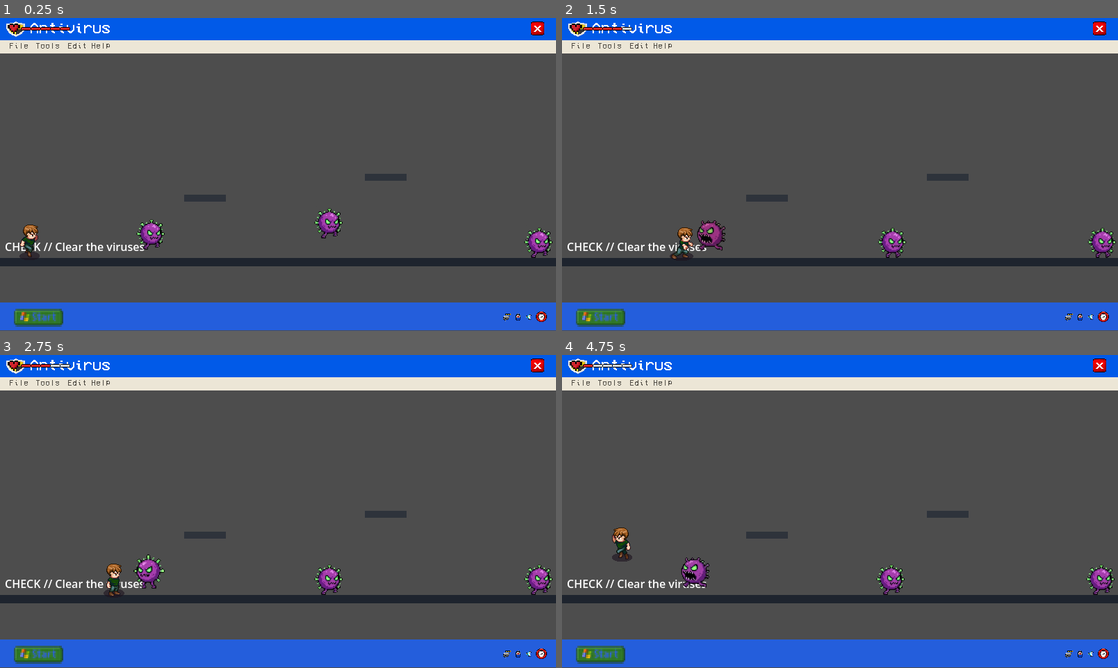
Above: before the commit, frames 1-4 (two rows, left to right).
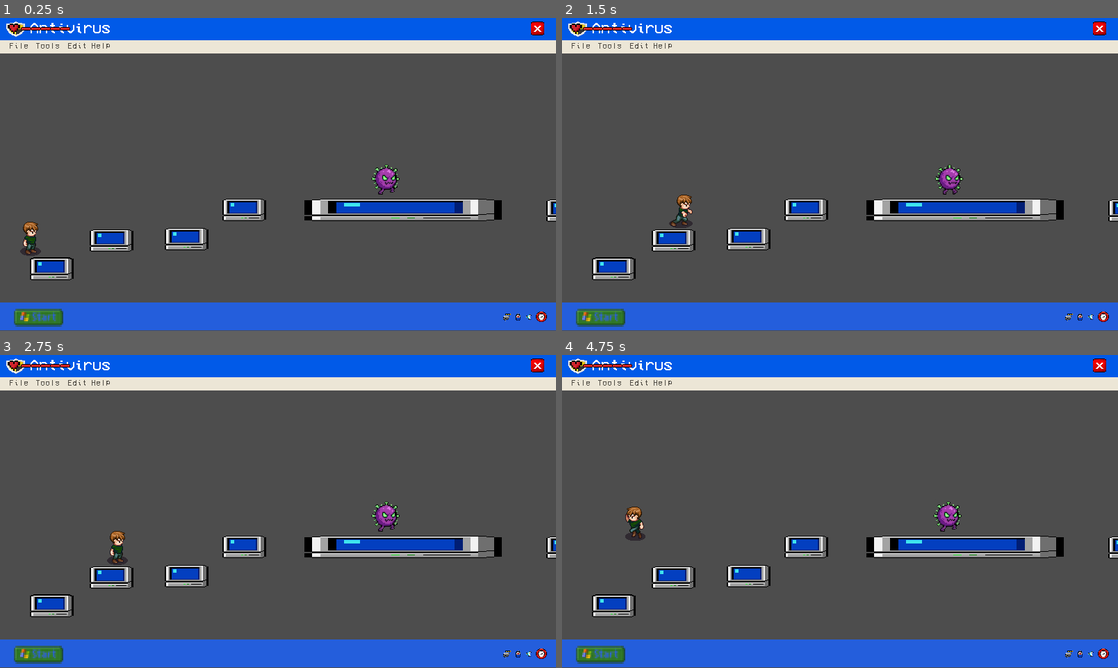
Above: after the commit, the same moments.

Repository: Amrr233/WhileTrue
Game: Godot game, scene res://scenes/levels/antivirus_check.tscn
Same seed, same stepped clock (60 frames per second), same inputs: the game is played once before the commit and once after it. This scene is started directly instead of the project's main scene. Sound files missing from this copy of the repository are replaced by a short silence.
Inputs (mouse positions are in pixels of both pictures, inside the frame that each line leads up to):
- Up to frame 1 (0.25 s): no input
- Up to frame 2 (1.5 s): tap Enter (ui_accept) at 0.5 s; move the mouse to (962, 158) at 0.52 s; hold D (right) 0.53-1.25 s; hold Space (jump) 0.53-1.25 s; tap Shift (dash) at 0.6 s; click (962, 158) at 0.67 s; drag from (728, 190) to (812, 237) at 1.27 s
- Up to frame 3 (2.75 s): click (528, 655) at 2 s
- Up to frame 4 (4.75 s): click (1106, 655) at 2.75 s; click (600, 655) at 3.5 s; move the mouse to (895, 442) at 4.27 s; hold A (left) from 4.28 s (still down); hold J (attack) from 4.28 s (still down); click (895, 442) at 4.42 s; tap Space (jump) at 4.55 s

The runs differ from the first frame. In frame 1, 9.0% of the frame differs, in the area x 0-100%, y 46-84%; in frame 2, 9.3%; in frame 3, 9.3%; in frame 4, 9.4%, in the area x 0-100%, y 3-84%.

Commit message:
started level checkl

Diff:
--- a/autoload/game_state.gd
+++ b/autoload/game_state.gd
@@ -7,7 +7,7 @@
 var recycle_bin_completed: bool = false
 
 # --- Antivirus level progression ---
-var has_dash: bool = true
+var has_dash: bool = false
 var has_double_jump: bool = false
 var has_key: bool = false
 var has_cure: bool = false
--- a/scenes/levels/antivirus_check.tscn
+++ b/scenes/levels/antivirus_check.tscn
@@ -15,12 +15,13 @@
 [ext_resource type="Script" uid="uid://bualmmeg2t8ht" path="res://scripts/ui/system_clock.gd" id="13_wb1u8"]
 [ext_resource type="Texture2D" uid="uid://ccv0j3k4ujdlm" path="res://assets/art/ui/start menu.png" id="14_cdjtt"]
 [ext_resource type="Script" uid="uid://b1rulqrm2q4sd" path="res://scripts/ui/start_button.gd" id="15_gw4w0"]
-
-[sub_resource type="RectangleShape2D" id="GroundShapeWide"]
-size = Vector2(960, 12)
-
-[sub_resource type="RectangleShape2D" id="PlatformShapeSmall"]
-size = Vector2(60, 10)
+[ext_resource type="Texture2D" uid="uid://besv87ghvnygj" path="res://assets/art/ui/itchio-pxl-retro-computer-icons-set-110/itchio-pxl-retro-computer-icons-set-110/separated-items/itchio-pxl-retro-computer-icons-set-110-item1.png" id="16_cbpmr"]
+
+[sub_resource type="RectangleShape2D" id="RectangleShape2D_540j4"]
+size = Vector2(56.5, 35)
+
+[sub_resource type="RectangleShape2D" id="RectangleShape2D_cbpmr"]
+size = Vector2(290.5, 35)
 
 [node name="AntivirusCheck" type="Node2D" unique_id=1197594841]
 script = ExtResource("1_arena")
@@ -47,96 +48,32 @@
 text = "REWARD"
 horizontal_alignment = 1
 
-[node name="Ground" type="StaticBody2D" parent="." unique_id=283363246]
-position = Vector2(481, 354)
-collision_layer = 2
-
-[node name="Visual" type="ColorRect" parent="Ground" unique_id=1611130562]
-offset_left = -480.0
-offset_top = -6.0
-offset_right = 480.0
-offset_bottom = 6.0
-mouse_filter = 2
-color = Color(0.12, 0.14, 0.18, 1)
-
-[node name="CollisionShape2D" type="CollisionShape2D" parent="Ground" unique_id=1311402815]
-shape = SubResource("GroundShapeWide")
-
-[node name="Platform01" type="StaticBody2D" parent="." unique_id=454775591]
-position = Vector2(298, 262)
-collision_layer = 2
-
-[node name="Visual" type="ColorRect" parent="Platform01" unique_id=249677189]
-offset_left = -30.0
-offset_top = -5.0
-offset_right = 30.0
-offset_bottom = 5.0
-mouse_filter = 2
-color = Color(0.18, 0.2, 0.23, 1)
-
-[node name="CollisionShape2D" type="CollisionShape2D" parent="Platform01" unique_id=455005591]
-shape = SubResource("PlatformShapeSmall")
-
-[node name="Platform02" type="StaticBody2D" parent="." unique_id=457317195]
-position = Vector2(558, 232)
-collision_layer = 2
-
-[node name="Visual" type="ColorRect" parent="Platform02" unique_id=48092365]
-offset_left = -30.0
-offset_top = -5.0
-offset_right = 30.0
-offset_bottom = 5.0
-mouse_filter = 2
-color = Color(0.18, 0.2, 0.23, 1)
-
-[node name="CollisionShape2D" type="CollisionShape2D" parent="Platform02" unique_id=1886473506]
-shape = SubResource("PlatformShapeSmall")
-
-[node name="Platform03" type="StaticBody2D" parent="." unique_id=1951879921]
-position = Vector2(890, 261)
-collision_layer = 2
-
-[node name="Visual" type="ColorRect" parent="Platform03" unique_id=1612672977]
-offset_left = -30.0
-offset_top = -5.0
-offset_right = 30.0
-offset_bottom = 5.0
-mouse_filter = 2
-color = Color(0.18, 0.2, 0.23, 1)
-
-[node name="CollisionShape2D" type="CollisionShape2D" parent="Platform03" unique_id=285774996]
-shape = SubResource("PlatformShapeSmall")
-
 [node name="PlayerSpawn" type="Marker2D" parent="." unique_id=709783733]
 position = Vector2(47, 282)
 
-[node name="Instructions" type="Label" parent="." unique_id=423654117]
-offset_left = 10.0
-offset_top = 320.0
-offset_right = 600.0
-offset_bottom = 340.0
-text = "CHECK // Clear the viruses"
-
 [node name="Spawns" type="Node2D" parent="." unique_id=887874578]
+position = Vector2(36, -123)
 
 [node name="Spawn1" type="Marker2D" parent="Spawns" unique_id=725308070]
-position = Vector2(217, 270)
+position = Vector2(519, 358)
 
 [node name="Spawn2" type="Marker2D" parent="Spawns" unique_id=1095502375]
-position = Vector2(473, 254)
+position = Vector2(976, 298)
 
 [node name="Spawn3" type="Marker2D" parent="Spawns" unique_id=1965097890]
-position = Vector2(775, 319)
+position = Vector2(1328, 424)
 
 [node name="Player" parent="." unique_id=1297168465 instance=ExtResource("2_player")]
 texture_filter = 1
+position = Vector2(80, 304)
+jump_velocity = -360.0
 
 [node name="Camera2D" type="Camera2D" parent="Player" unique_id=1698604293]
-position = Vector2(101, 101)
+position = Vector2(138, 101)
 scale = Vector2(2, 2)
 limit_left = 3
 limit_top = 1
-limit_right = 951
+limit_right = 1410065408
 limit_bottom = 453
 position_smoothing_enabled = true
 position_smoothing_speed = 8.0
@@ -346,3 +283,228 @@
 stretch_mode = 0
 script = ExtResource("15_gw4w0")
 start_menu = NodePath("../startmenupanel")
+
+[node name="Platform" type="Node2D" parent="." unique_id=1791158231]
+
+[node name="StaticBody2D2" type="StaticBody2D" parent="Platform" unique_id=603914237]
+position = Vector2(1157, -218)
+collision_layer = 7
+collision_mask = 7
+
+[node name="CollisionShape2D" type="CollisionShape2D" parent="Platform/StaticBody2D2" unique_id=1571809159]
+position = Vector2(38, 79)
+shape = SubResource("RectangleShape2D_540j4")
+
+[node name="TextureRect" type="TextureRect" parent="Platform/StaticBody2D2" unique_id=1077463342]
+offset_left = -97.0
+offset_top = 81.0
+offset_right = 416.0
+offset_bottom = 121.0
+texture = ExtResource("16_cbpmr")
+
+[node name="Platform1" type="StaticBody2D" parent="Platform" unique_id=389927026]
+collision_layer = 7
+collision_mask = 7
+
+[node name="CollisionShape2D" type="CollisionShape2D" parent="Platform/Platform1" unique_id=2052186533]
+position = Vector2(76.75, 358.5)
+shape = SubResource("RectangleShape2D_540j4")
+
+[node name="TextureRect" type="TextureRect" parent="Platform/Platform1" unique_id=679323104]
+offset_left = 38.0
+offset_top = 343.0
+offset_right = 119.0
+offset_bottom = 383.0
+texture = ExtResource("16_cbpmr")
+
+[node name="Platform2" type="StaticBody2D" parent="Platform" unique_id=1545854510]
+position = Vector2(86, -40)
+collision_layer = 7
+collision_mask = 7
+
+[node name="CollisionShape2D" type="CollisionShape2D" parent="Platform/Platform2" unique_id=284789055]
+position = Vector2(76.75, 358.5)
+shape = SubResource("RectangleShape2D_540j4")
+
+[node name="TextureRect" type="TextureRect" parent="Platform/Platform2" unique_id=1020177637]
+offset_left = 38.0
+offset_top = 343.0
+offset_right = 119.0
+offset_bottom = 383.0
+texture = ExtResource("16_cbpmr")
+
+[node name="Platform3" type="StaticBody2D" parent="Platform" unique_id=250918857]
+position = Vector2(194, -42)
+collision_layer = 7
+collision_mask = 7
+
+[node name="CollisionShape2D" type="CollisionShape2D" parent="Platform/Platform3" unique_id=1590560337]
+position = Vector2(76.75, 358.5)
+shape = SubResource("RectangleShape2D_540j4")
+
+[node name="TextureRect" type="TextureRect" parent="Platform/Platform3" unique_id=1045178738]
+offset_left = 38.0
+offset_top = 343.0
+offset_right = 119.0
+offset_bottom = 383.0
+texture = ExtResource("16_cbpmr")
+
+[node name="Platform4" type="StaticBody2D" parent="Platform" unique_id=128694815]
+position = Vector2(277, -84)
+collision_layer = 7
+collision_mask = 7
+
+[node name="CollisionShape2D" type="CollisionShape2D" parent="Platform/Platform4" unique_id=268699462]
+position = Vector2(76.75, 358.5)
+shape = SubResource("RectangleShape2D_540j4")
+
+[node name="TextureRect" type="TextureRect" parent="Platform/Platform4" unique_id=1545278022]
+offset_left = 38.0
+offset_top = 343.0
+offset_right = 119.0
+offset_bottom = 383.0
+texture = ExtResource("16_cbpmr")
+
+[node name="Platform5" type="StaticBody2D" parent="Platform" unique_id=546313184]
+position = Vector2(391, -84)
+collision_layer = 7
+collision_mask = 7
+
+[node name="CollisionShape2D" type="CollisionShape2D" parent="Platform/Platform5" unique_id=590324849]
+position = Vector2(193.75, 358.5)
+shape = SubResource("RectangleShape2D_cbpmr")
+
+[node name="TextureRect" type="TextureRect" parent="Platform/Platform5" unique_id=1733601986]
+offset_left = 16.0
+offset_top = 343.0
+offset_right = 380.0
+offset_bottom = 383.0
+texture = ExtResource("16_cbpmr")
+
+[node name="Platform11" type="StaticBody2D" parent="Platform" unique_id=1357995682]
+position = Vector2(1709, -155)
+collision_layer = 7
+collision_mask = 7
+
+[node name="CollisionShape2D" type="CollisionShape2D" parent="Platform/Platform11" unique_id=1391241298]
+position = Vector2(193.75, 358.5)
+shape = SubResource("RectangleShape2D_cbpmr")
+
+[node name="TextureRect" type="TextureRect" parent="Platform/Platform11" unique_id=299487184]
+offset_left = 16.0
+offset_top = 343.0
+offset_right = 380.0
+offset_bottom = 383.0
+texture = ExtResource("16_cbpmr")
+
+[node name="Platform6" type="StaticBody2D" parent="Platform" unique_id=114963861]
+position = Vector2(743, -83)
+collision_layer = 7
+collision_mask = 7
+
+[node name="CollisionShape2D" type="CollisionShape2D" parent="Platform/Platform6" unique_id=217680712]
+position = Vector2(76.75, 358.5)
+shape = SubResource("RectangleShape2D_540j4")
+
+[node name="TextureRect" type="TextureRect" parent="Platform/Platform6" unique_id=752598216]
+offset_left = 38.0
+offset_top = 343.0
+offset_right = 119.0
+offset_bottom = 383.0
+texture = ExtResource("16_cbpmr")
+
+[node name="Platform12" type="StaticBody2D" parent="Platform" unique_id=643027274]
+position = Vector2(1510, -79)
+collision_layer = 7
+collision_mask = 7
+
+[node name="CollisionShape2D" type="CollisionShape2D" parent="Platform/Platform12" unique_id=840045183]
+position = Vector2(76.75, 358.5)
+shape = SubResource("RectangleShape2D_540j4")
+
+[node name="TextureRect" type="TextureRect" parent="Platform/Platform12" unique_id=30395430]
+offset_left = 38.0
+offset_top = 343.0
+offset_right = 119.0
+offset_bottom = 383.0
+texture = ExtResource("16_cbpmr")
+
+[node name="Platform13" type="StaticBody2D" parent="Platform" unique_id=1711784411]
+position = Vector2(1598, -147)
+collision_layer = 7
+collision_mask = 7
+
+[node name="CollisionShape2D" type="CollisionShape2D" parent="Platform/Platform13" unique_id=1032493352]
+position = Vector2(76.75, 358.5)
+shape = SubResource("RectangleShape2D_540j4")
+
+[node name="TextureRect" type="TextureRect" parent="Platform/Platform13" unique_id=1870814295]
+offset_left = 38.0
+offset_top = 343.0
+offset_right = 119.0
+offset_bottom = 383.0
+texture = ExtResource("16_cbpmr")
+
+[node name="Platform7" type="StaticBody2D" parent="Platform" unique_id=1097264240]
+position = Vector2(838, -126)
+collision_layer = 7
+collision_mask = 7
+
+[node name="CollisionShape2D" type="CollisionShape2D" parent="Platform/Platform7" unique_id=196090641]
+position = Vector2(193.75, 358.5)
+shape = SubResource("RectangleShape2D_cbpmr")
+
+[node name="TextureRect" type="TextureRect" parent="Platform/Platform7" unique_id=1151417775]
+offset_left = 16.0
+offset_top = 343.0
+offset_right = 380.0
+offset_bottom = 383.0
+texture = ExtResource("16_cbpmr")
+
+[node name="Platform8" type="StaticBody2D" parent="Platform" unique_id=360612376]
+position = Vector2(1186, -10)
+collision_layer = 7
+collision_mask = 7
+
+[node name="CollisionShape2D" type="CollisionShape2D" parent="Platform/Platform8" unique_id=1511996982]
+position = Vector2(193.75, 358.5)
+shape = SubResource("RectangleShape2D_cbpmr")
+
+[node name="TextureRect" type="TextureRect" parent="Platform/Platform8" unique_id=823167989]
+offset_left = 16.0
+offset_top = 343.0
+offset_right = 380.0
+offset_bottom = 383.0
+texture = ExtResource("16_cbpmr")
+
+[node name="Platform9" type="StaticBody2D" parent="Platform" unique_id=1448272052]
+position = Vector2(391, -84)
+collision_layer = 7
+collision_mask = 7
+
+[node name="CollisionShape2D" type="CollisionShape2D" parent="Platform/Platform9" unique_id=1395528810]
+position = Vector2(193.75, 358.5)
+shape = SubResource("RectangleShape2D_cbpmr")
+
+[node name="TextureRect" type="TextureRect" parent="Platform/Platform9" unique_id=955563099]
+offset_left = 16.0
+offset_top = 343.0
+offset_right = 380.0
+offset_bottom = 383.0
+texture = ExtResource("16_cbpmr")
+
+[node name="Platform10" type="StaticBody2D" parent="Platform" unique_id=457641713]
+position = Vector2(0, 1)
+collision_layer = 7
+collision_mask = 7
+
+[node name="CollisionShape2D" type="CollisionShape2D" parent="Platform/Platform10" unique_id=215095671]
+position = Vector2(76.75, 358.5)
+shape = SubResource("RectangleShape2D_540j4")
+
+[node name="TextureRect" type="TextureRect" parent="Platform/Platform10" unique_id=1185268738]
+offset_left = 38.0
+offset_top = 343.0
+offset_right = 119.0
+offset_bottom = 383.0
+texture = ExtResource("16_cbpmr")
--- /dev/null
+++ b/scripts/interactables/platformantivirus.gd
@@ -0,0 +1,15 @@
+@tool
+extends StaticBody2D # أو غيرها حسب نوع العقدة الأب لديك
+
+@onready var texture_rect = $TextureRect
+@onready var collision_shape = $CollisionShape2D
+
+func _process(delta: float) -> void:
+	# هذا الشرط يجعل الكود يعمل وأنت داخل المحرر (قبل تشغيل اللعبة)
+	if Engine.is_editor_hint():
+		if texture_rect and collision_shape and collision_shape.shape is RectangleShape2D:
+			# مطابقة الحجم
+			collision_shape.shape.size = texture_rect.size
+
+			# مطابقة المركز (لأن الـ TextureRect يبدأ من الزاوية العلوية اليسرى)
+			collision_shape.position = texture_rect.position + (texture_rect.size / 2.0)
Not shown, added: scripts/interactables/platformantivirus.gd.uid
